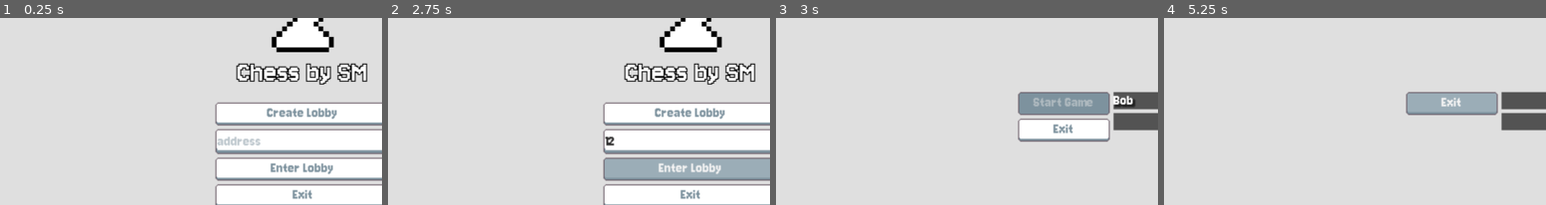
Above: before the commit, frames 1-4 (left to right).
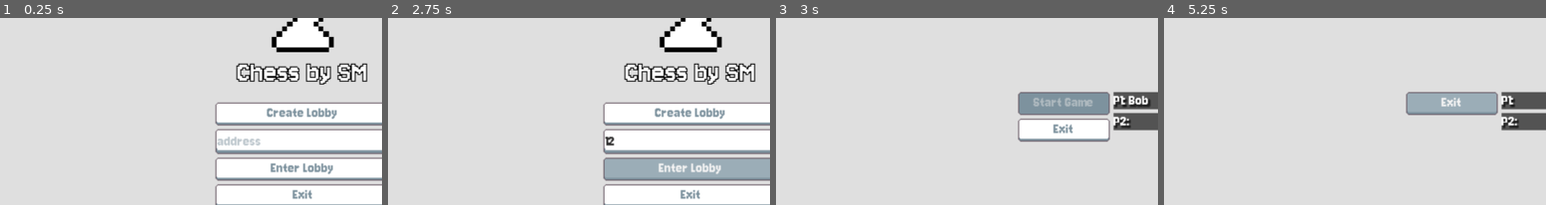
Above: after the commit, the same moments.

Repository: Hanekawa-chan/chess
Game: Godot game, scene res://scenes/main_menu.tscn
Two runs of this game, one before a commit and one after it. Both use one fixed random seed, a clock stepped at 60 frames per second and the inputs below.
Inputs (mouse positions are % of the whole screen's width and height, from its top left):
- Up to frame 1 (0.25 s): no input
- Up to frame 2 (2.75 s): click (50, 47) at 0.52 s; type "12" at 0.6 s; click "Enter Lobby" at 1.25 s; click "Enter Lobby" at 2 s
- Up to frame 3 (3 s): click "Create Lobby" at 2.75 s
- Up to frame 4 (5.25 s): click (96, 94) at 3.5 s; click "Return to main menu" at 4.25 s; click "Create Lobby" at 5 s
The pictures show only the part of the screen within x 10-60%, y 14-64%; the shares and areas given below are measured in that part.

Frames 1-2 are identical in both runs. In frame 3, 0.6% of the frame differs, in the area x 88-98%, y 41-60%; in frame 4, 0.4%.

Commit message:
fixed some bugs, added custom scroll and move numbers

Diff:
--- a/icon.svg
+++ /dev/null
@@ -1 +0,0 @@
-<svg xmlns="http://www.w3.org/2000/svg" width="128" height="128"><rect width="124" height="124" x="2" y="2" fill="#363d52" stroke="#212532" stroke-width="4" rx="14"/><g fill="#fff" transform="translate(12.322 12.322)scale(.101)"><path d="M105 673v33q407 354 814 0v-33z"/><path fill="#478cbf" d="m105 673 152 14q12 1 15 14l4 67 132 10 8-61q2-11 15-15h162q13 4 15 15l8 61 132-10 4-67q3-13 15-14l152-14V427q30-39 56-81-35-59-83-108-43 20-82 47-40-37-88-64 7-51 8-102-59-28-123-42-26 43-46 89-49-7-98 0-20-46-46-89-64 14-123 42 1 51 8 102-48 27-88 64-39-27-82-47-48 49-83 108 26 42 56 81zm0 33v39c0 276 813 276 814 0v-39l-134 12-5 69q-2 10-14 13l-162 11q-12 0-16-11l-10-65H446l-10 65q-4 11-16 11l-162-11q-12-3-14-13l-5-69z"/><path d="M483 600c0 34 58 34 58 0v-86c0-34-58-34-58 0z"/><circle cx="725" cy="526" r="90"/><circle cx="299" cy="526" r="90"/></g><g fill="#414042" transform="translate(12.322 12.322)scale(.101)"><circle cx="307" cy="532" r="60"/><circle cx="717" cy="532" r="60"/></g></svg>
--- a/resources/main_theme.tres
+++ b/resources/main_theme.tres
@@ -10,6 +10,8 @@
 [ext_resource type="Texture2D" uid="uid://m4yhnwd624r5" path="res://images/arrow.png" id="8_83bj2"]
 [ext_resource type="Texture2D" uid="uid://j7wquqrrapn3" path="res://images/radio_checked.png" id="9_bjb6u"]
 [ext_resource type="Texture2D" uid="uid://bbkls7gli4c4x" path="res://images/radio_unchecked.png" id="10_s1fdf"]
+[ext_resource type="Texture2D" uid="uid://b6l2fa4xwdshu" path="res://images/scroll_highlight.png" id="11_s1fdf"]
+[ext_resource type="Texture2D" uid="uid://bcb23g2e3mbhl" path="res://images/scroll_pressed.png" id="12_tieq2"]
 
 [sub_resource type="StyleBoxTexture" id="StyleBoxTexture_0ahyh"]
 texture = ExtResource("3_u427p")
@@ -85,6 +87,28 @@
 texture_margin_bottom = 2.0
 region_rect = Rect2(0, 0, 16, 16)
 
+[sub_resource type="StyleBoxTexture" id="StyleBoxTexture_2e0dr"]
+texture = ExtResource("7_7rtxy")
+texture_margin_left = 2.0
+texture_margin_top = 2.0
+texture_margin_right = 2.0
+texture_margin_bottom = 2.0
+region_rect = Rect2(0, 0, 16, 16)
+
+[sub_resource type="StyleBoxTexture" id="StyleBoxTexture_fgisk"]
+texture = ExtResource("11_s1fdf")
+texture_margin_left = 2.0
+texture_margin_top = 2.0
+texture_margin_right = 2.0
+texture_margin_bottom = 2.0
+
+[sub_resource type="StyleBoxTexture" id="StyleBoxTexture_5e2ta"]
+texture = ExtResource("12_tieq2")
+texture_margin_left = 2.0
+texture_margin_top = 2.0
+texture_margin_right = 2.0
+texture_margin_bottom = 2.0
+
 [resource]
 default_base_scale = 1.0
 default_font = ExtResource("1_qjhx0")
@@ -123,3 +147,6 @@
 PopupMenu/icons/radio_unchecked = ExtResource("10_s1fdf")
 PopupMenu/styles/hover = SubResource("StyleBoxFlat_tieq2")
 PopupMenu/styles/panel = SubResource("StyleBoxTexture_rrxf3")
+VScrollBar/styles/grabber = SubResource("StyleBoxTexture_2e0dr")
+VScrollBar/styles/grabber_highlight = SubResource("StyleBoxTexture_fgisk")
+VScrollBar/styles/grabber_pressed = SubResource("StyleBoxTexture_5e2ta")
--- a/scenes/game.tscn
+++ b/scenes/game.tscn
@@ -9,6 +9,7 @@
 [ext_resource type="LabelSettings" uid="uid://c42jp88t0btft" path="res://resources/black_label.tres" id="5_u5sy4"]
 [ext_resource type="Script" uid="uid://qdecf7plwe6r" path="res://scripts/dead_counters.gd" id="7_u5sy4"]
 [ext_resource type="Script" uid="uid://pv4pd0v5ou5x" path="res://scripts/player_info.gd" id="8_gee14"]
+[ext_resource type="Theme" uid="uid://cg5lu2u1oku7e" path="res://resources/main_theme.tres" id="10_kvpfn"]
 [ext_resource type="Texture2D" uid="uid://s5v8nty5ltjc" path="res://images/options.png" id="10_vtaks"]
 
 [sub_resource type="AtlasTexture" id="AtlasTexture_p57ef"]
@@ -1461,6 +1462,16 @@
 unique_name_in_owner = true
 layout_mode = 2
 size_flags_vertical = 3
+theme = ExtResource("10_kvpfn")
+text = "1
+2
+3
+4
+5
+6
+7
+8
+9"
 
 [node name="VBoxContainer2" type="VBoxContainer" parent="CenterContainer/HBoxContainer/Center/VBoxContainer/PanelContainer2/VBoxContainer"]
 layout_mode = 2
--- a/scenes/lobby.tscn
+++ b/scenes/lobby.tscn
@@ -78,11 +78,13 @@
 unique_name_in_owner = true
 layout_mode = 2
 theme = ExtResource("2_5gu6x")
+text = "P1:"
 
 [node name="ClientName" type="Label" parent="PanelContainer/HBoxContainer/CenterContainer/VBoxContainer/HBoxContainer/PlayerList"]
 unique_name_in_owner = true
 layout_mode = 2
 theme = ExtResource("2_5gu6x")
+text = "P2:"
 
 [node name="ReferenceRect2" type="ReferenceRect" parent="PanelContainer/HBoxContainer/CenterContainer/VBoxContainer"]
 layout_mode = 2
--- a/scripts/core.gd
+++ b/scripts/core.gd
@@ -4,3 +4,9 @@
 
 func _ready():
 	background_audio_player.play()
+
+func exit():
+	button_audio_player.play()
+	multiplayer.multiplayer_peer = null
+	get_tree().change_scene_to_file("res://scenes/main_menu.tscn")
+	MultiplayerManager.current_scene = MultiplayerManager.Scenes.MainMenu
--- a/scripts/game.gd
+++ b/scripts/game.gd
@@ -138,7 +138,7 @@
 	player_name_label.text = " name: "+MultiplayerManager.player_name
 	chess_grid.resized.connect(_set_scale)
 	options_button.pressed.connect(_open_options)
-	var _board = get_transfigure_test_initial_board()
+	var _board = get_initial_board()
 	for cell in chess_grid.get_children():
 		cell.initialize()
 		for piece in _board:
@@ -185,15 +185,14 @@
 		BoardLogic.lose(current_side)
 		ended = true
 		last_move.check_mate = History.CheckMate.Mate
-	if pawn == null:
-		if last_move.player_place != 0:
-			add_to_history.rpc(last_move.old, last_move.new, last_move.piece, last_move.second_piece, last_move.converted, last_move.castling_type, last_move.check_mate, last_move.player_place)
-		last_move = null
+	if last_move.player_place != 0:
+		add_to_history.rpc(last_move.old, last_move.new, last_move.piece, last_move.second_piece, last_move.converted, last_move.castling_type, last_move.check_mate, last_move.player_place)
+	last_move = null
 	choosable_pieces.visible = false
 
 @rpc("any_peer","call_local")
 func add_to_history(old, new: Vector2i, piece, second_piece: Pieces, converted: bool, castling_type: History.CastlingType, check_mate: History.CheckMate, player_place: int):
-	History.add_move(old, new, piece, second_piece, converted, castling_type, check_mate, player_place, first_player_history, second_player_history)
+	History.add_move(old, new, piece, second_piece, converted, castling_type, check_mate, player_place, move_number-1, first_player_history, second_player_history)
 
 func get_end_test_initial_board():
 	var _board = [
--- a/scripts/history.gd
+++ b/scripts/history.gd
@@ -12,7 +12,7 @@
 	Mate
 }
 
-static func add_move(old, new: Vector2i, piece, second_piece: Game.Pieces, converted: bool, castling_type: CastlingType, check_mate: CheckMate, player_place: int, first_history, second_history: RichTextLabel):
+static func add_move(old, new: Vector2i, piece, second_piece: Game.Pieces, converted: bool, castling_type: CastlingType, check_mate: CheckMate, player_place, move_number: int, first_history, second_history: RichTextLabel):
 	if player_place == 0:
 		return
 	print("adding move old: ", old, " new: ", new, " piece: ", Game.Pieces.keys()[piece], " 2nd piece: ", Game.Pieces.keys()[second_piece], " player ", player_place)
@@ -36,11 +36,11 @@
 			checkmate = "#"
 	match castling_type:
 		CastlingType.None:
-			text_to_edit.append_text(piece_moved + old_place + take + second_piece_letter + new_place + checkmate + "\n")
+			text_to_edit.append_text(str(move_number)+". "+piece_moved + old_place + take + second_piece_letter + new_place + checkmate + "\n")
 		CastlingType.Short:
-			text_to_edit.append_text("0-0\n")
+			text_to_edit.append_text(str(move_number)+". 0-0\n")
 		CastlingType.Long:
-			text_to_edit.append_text("0-0-0\n")
+			text_to_edit.append_text(str(move_number)+". 0-0-0\n")
 
 static func place_converter(place: Vector2i) -> String:
 	var letters = ["a", "b", "c", "d", "e", "f", "g", "h"]
--- a/scripts/lobby.gd
+++ b/scripts/lobby.gd
@@ -13,7 +13,7 @@
 func _ready():
 	MultiplayerManager.client_name_changed.connect(_client_name_changed)
 	MultiplayerManager.host_name_changed.connect(_host_name_changed)
-	exit_button.button_down.connect(_exit)
+	exit_button.button_down.connect(Core.exit)
 	start_game_button.button_down.connect(_start)
 	options_button.pressed.connect(_open_options)
 	if not multiplayer.is_server():
@@ -33,18 +33,12 @@
 
 func _client_name_changed(_name: String):
 	print("on client name changed name:", _name, " server: ", multiplayer.is_server())
-	client_name.text = _name
+	client_name.text = "P2: "+_name
 	if multiplayer.is_server():
 		MultiplayerManager.set_host_name.rpc(MultiplayerManager.host_name)
 
 func _host_name_changed(_name: String):
-	host_name.text = _name
-
-func _exit():
-	button_audio_player.play()
-	multiplayer.multiplayer_peer = null
-	get_tree().change_scene_to_file("res://scenes/main_menu.tscn")
-	MultiplayerManager.current_scene = MultiplayerManager.Scenes.MainMenu
+	host_name.text = "P1: "+_name
 
 func _start():
 	button_audio_player.play()
@@ -64,12 +58,3 @@
 		start_game_button.disabled = false
 	else:
 		start_game_button.disabled = true
-
-func _on_button_button_down():
-	print("peers:", multiplayer.get_peers())
-	print("unique id:", multiplayer.get_unique_id())
-	print("mp.unique_id:", multiplayer.multiplayer_peer.get_unique_id())
-	print("server:", multiplayer.is_server())
-	print("status:", multiplayer.multiplayer_peer.get_connection_status())
-	print("host text", host_name.text)
-	print("client text", client_name.text)
--- a/scripts/multiplayer_manager.gd
+++ b/scripts/multiplayer_manager.gd
@@ -19,6 +19,8 @@
 var current_scene = Scenes.MainMenu:
 	set(value):
 		Options.set_misc_state(value)
+		players_count = 1
+		players_count_changed.emit(players_count)
 		current_scene = value
 
 enum Scenes {
--- a/scripts/options.gd
+++ b/scripts/options.gd
@@ -25,6 +25,7 @@
 # Called when the node enters the scene tree for the first time.
 func _ready():
 	_load_options()
+	set_misc_state(MultiplayerManager.Scenes.MainMenu)
 	return_button.pressed.connect(_return_to_main_menu)
 	close_button.pressed.connect(_close_options)
 	apply_button.pressed.connect(_apply_options)
@@ -65,13 +66,7 @@
 
 func _return_to_main_menu():
 	_close_options()
-	_exit()
-
-func _exit():
-	button_audio_player.play()
-	multiplayer.multiplayer_peer = null
-	get_tree().change_scene_to_file("res://scenes/main_menu.tscn")
-	MultiplayerManager.current_scene = MultiplayerManager.Scenes.MainMenu
+	Core.exit()
 
 func _close_options():
 	button_audio_player.play_normal()
--- a/scripts/tile.gd
+++ b/scripts/tile.gd
@@ -181,8 +181,8 @@
 										break
 						move.new = place
 						_set_piece(active_piece)
+						game.set_last_move.rpc(move)
 						game.new_round.rpc(Vector2i(-1,-1))
-						game.set_last_move.rpc(move)
 						break
 	else:
 		button_audio_player.play_wrong()
Binary file removed: fonts/Roboto.ttf
Not shown, removed: fonts/Roboto.ttf.import
Binary file added: images/scroll_highlight.png
Not shown, added: images/scroll_highlight.png.import
Binary file added: images/scroll_pressed.png
Not shown, changed: images/scroll_pressed.png.import
Not shown: 1 places in resources/main_theme.tres that only renumber resources
Not shown: 1 places in scenes/game.tscn that only renumber resources
